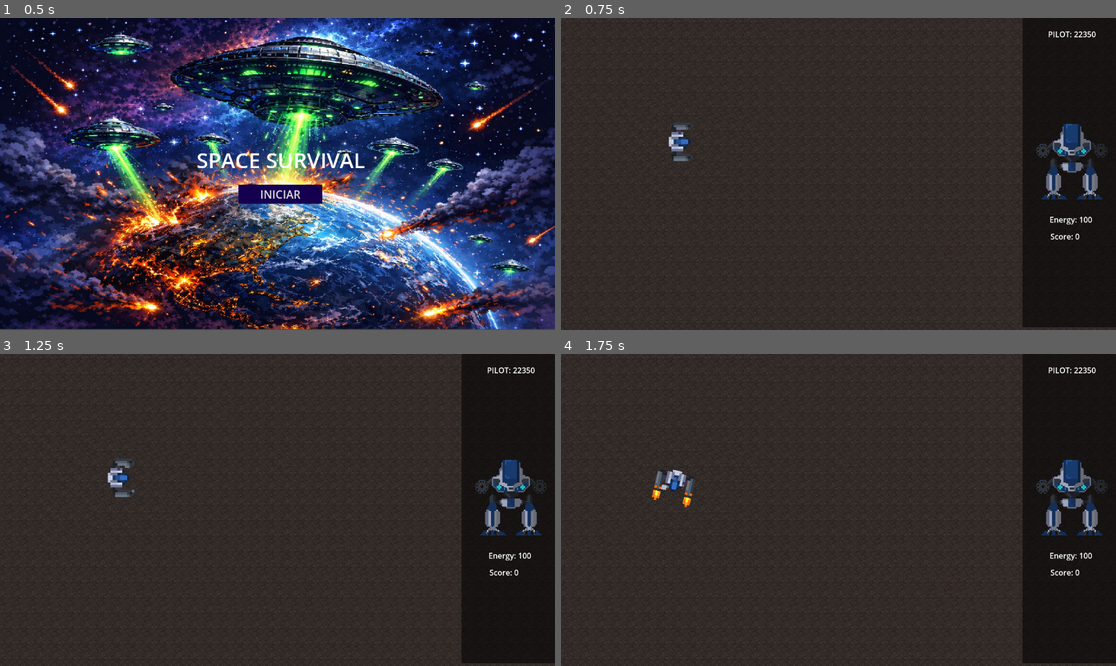
Above: before the commit, frames 1-4 (two rows, left to right).
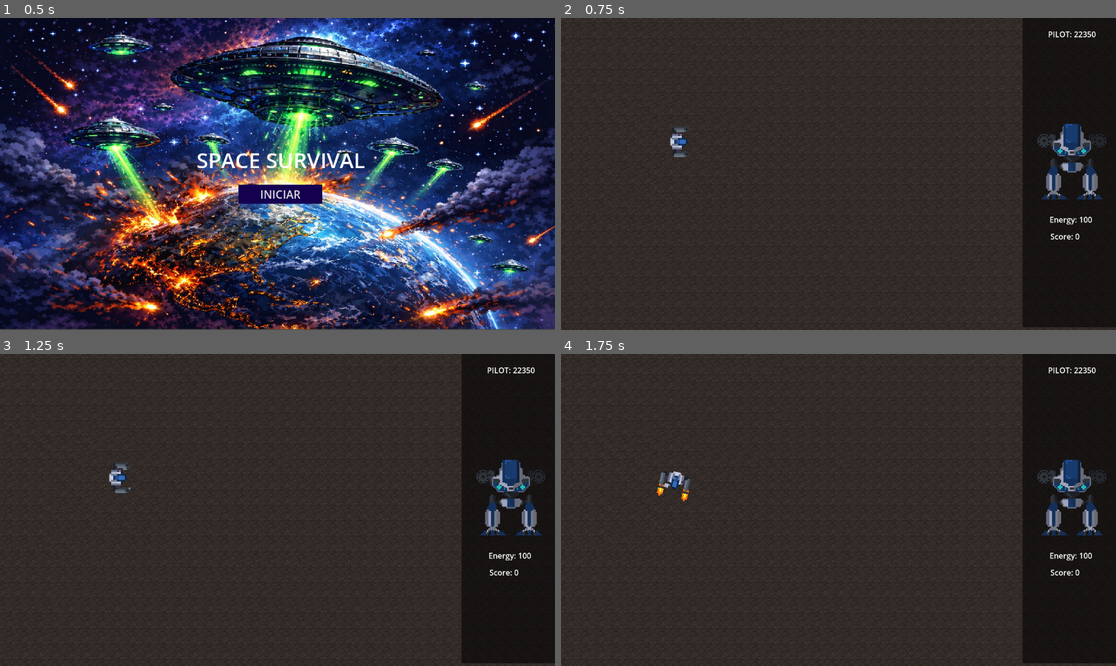
Above: after the commit, the same moments.

Repository: MARCELOPICCOLO/Space_survival
Game: Godot game, scene res://scenes/menu.tscn
Two runs of this game, one before a commit and one after it. Both use one fixed random seed, a clock stepped at 60 frames per second and the inputs below.
Inputs (mouse positions are in pixels of both pictures, inside the frame that each line leads up to):
- Up to frame 1 (0.5 s): no input
- Up to frame 2 (0.75 s): click "INICIAR" at 0.5 s
- Up to frame 3 (1.25 s): no input
- Up to frame 4 (1.75 s): tap Enter at 1.25 s; move the mouse to (960, 494) at 1.27 s; hold Right (ui_right) from 1.28 s (still down); click (960, 494) at 1.35 s

Frame 1 is identical in both runs. In frame 2, 0.5% of the frame differs, in the area x 19-99%, y 33-46%; in frame 3, 0.5%; in frame 4, 0.6%, in the area x 16-99%, y 36-50%.

Commit message:
jogo finalizado

Diff:
--- a/scenes/enemy.tscn
+++ b/scenes/enemy.tscn
@@ -1,30 +1,15 @@
-[gd_scene load_steps=9 format=3 uid="uid://dvyf0sywy5as4"]
+[gd_scene load_steps=11 format=3 uid="uid://dvyf0sywy5as4"]
 
 [ext_resource type="Script" path="res://scripts/enemy.gd" id="1_fyl83"]
 [ext_resource type="Texture2D" uid="uid://oxwpxw5b7t4y" path="res://assets/inimigos-Sheet.png" id="2_mgkmt"]
+[ext_resource type="AudioStream" uid="uid://ghsfxtifaih6" path="res://assets/Earth1.ogg" id="3_1nurv"]
+[ext_resource type="AudioStream" uid="uid://clf8xml1nqj2e" path="res://assets/Wav_littleMonster3.wav" id="4_2yieb"]
 
 [sub_resource type="RectangleShape2D" id="RectangleShape2D_wybse"]
 size = Vector2(67, 64)
 
 [sub_resource type="RectangleShape2D" id="RectangleShape2D_pmagp"]
 size = Vector2(108, 97)
-
-[sub_resource type="Animation" id="Animation_ob3uc"]
-resource_name = "walk"
-length = 0.4
-loop_mode = 1
-tracks/0/type = "value"
-tracks/0/imported = false
-tracks/0/enabled = true
-tracks/0/path = NodePath("Sprite2D:frame")
-tracks/0/interp = 1
-tracks/0/loop_wrap = true
-tracks/0/keys = {
-"times": PackedFloat32Array(0, 0.2),
-"transitions": PackedFloat32Array(1, 1),
-"update": 1,
-"values": [0, 1]
-}
 
 [sub_resource type="Animation" id="Animation_5mb8w"]
 length = 0.001
@@ -57,6 +42,23 @@
 "values": [2, 3, 4, 5, 6, 7]
 }
 
+[sub_resource type="Animation" id="Animation_ob3uc"]
+resource_name = "walk"
+length = 0.4
+loop_mode = 1
+tracks/0/type = "value"
+tracks/0/imported = false
+tracks/0/enabled = true
+tracks/0/path = NodePath("Sprite2D:frame")
+tracks/0/interp = 1
+tracks/0/loop_wrap = true
+tracks/0/keys = {
+"times": PackedFloat32Array(0, 0.2),
+"transitions": PackedFloat32Array(1, 1),
+"update": 1,
+"values": [0, 1]
+}
+
 [sub_resource type="AnimationLibrary" id="AnimationLibrary_tcv4s"]
 _data = {
 "RESET": SubResource("Animation_5mb8w"),
@@ -87,4 +89,15 @@
 "": SubResource("AnimationLibrary_tcv4s")
 }
 
+[node name="AudioStreamPlayer2D" type="AudioStreamPlayer2D" parent="."]
+stream = ExtResource("3_1nurv")
+
+[node name="AudioStreamPlayer2D2" type="AudioStreamPlayer2D" parent="."]
+stream = ExtResource("4_2yieb")
+
+[node name="Timer" type="Timer" parent="."]
+wait_time = 2.0
+autostart = true
+
 [connection signal="body_entered" from="Area2D" to="." method="_on_area_2d_body_entered"]
+[connection signal="timeout" from="Timer" to="." method="_on_timer_timeout"]
--- /dev/null
+++ b/scenes/main.gd
@@ -0,0 +1,12 @@
+extends Node2D
+
+
+# Called when the node enters the scene tree for the first time.
+func _ready():
+	$Audiomusic2D.play()
+	pass # Replace with function body.
+
+
+# Called every frame. 'delta' is the elapsed time since the previous frame.
+func _process(delta):
+	pass
--- a/scenes/main.tscn
+++ b/scenes/main.tscn
@@ -1,9 +1,11 @@
-[gd_scene load_steps=7 format=3 uid="uid://b4yp15w7dgwoe"]
+[gd_scene load_steps=9 format=3 uid="uid://b4yp15w7dgwoe"]
 
 [ext_resource type="Texture2D" uid="uid://ch43abl87jlff" path="res://assets/terra.png" id="1_i87n6"]
 [ext_resource type="PackedScene" uid="uid://dpuwc7jouwjxg" path="res://scenes/player.tscn" id="1_lyukm"]
+[ext_resource type="Script" path="res://scenes/main.gd" id="1_xl6gv"]
 [ext_resource type="PackedScene" uid="uid://cd3k61sfqrcth" path="res://scenes/spawer.tscn" id="2_bjgi2"]
 [ext_resource type="Texture2D" uid="uid://ds4sopia04ymn" path="res://assets/hud.png" id="3_ly2q6"]
+[ext_resource type="AudioStream" uid="uid://b23ig8laf4w1y" path="res://assets/712221__audiocoffee__emotive-abstract-short-version.wav" id="5_0lqer"]
 
 [sub_resource type="TileSetAtlasSource" id="TileSetAtlasSource_ecnfo"]
 texture = ExtResource("1_i87n6")
@@ -19,6 +21,7 @@
 sources/0 = SubResource("TileSetAtlasSource_ecnfo")
 
 [node name="main" type="Node2D"]
+script = ExtResource("1_xl6gv")
 
 [node name="TileMap" type="TileMap" parent="."]
 tile_set = SubResource("TileSet_3g6ta")
@@ -112,4 +115,8 @@
 
 [node name="spawer" parent="." instance=ExtResource("2_bjgi2")]
 
+[node name="Audiomusic2D" type="AudioStreamPlayer2D" parent="."]
+stream = ExtResource("5_0lqer")
+autoplay = true
+
 [connection signal="pressed" from="CanvasLayer/Control/Button" to="Player" method="_on_button_pressed"]
--- a/scenes/menu.tscn
+++ b/scenes/menu.tscn
@@ -1,7 +1,8 @@
-[gd_scene load_steps=4 format=3 uid="uid://cpdu2w2mcs7tr"]
+[gd_scene load_steps=5 format=3 uid="uid://cpdu2w2mcs7tr"]
 
 [ext_resource type="Script" path="res://scripts/menu.gd" id="1_j6jv1"]
 [ext_resource type="Texture2D" uid="uid://bquyv62dpb2yc" path="res://assets/Terra em chamas sob ataque alienígena.png" id="2_c1b6s"]
+[ext_resource type="AudioStream" uid="uid://bqxrxkf3wli7w" path="res://assets/846253__t1gr3__space-song-119-bpm-loop.wav" id="3_0sk6r"]
 
 [sub_resource type="StyleBoxFlat" id="StyleBoxFlat_4ubc0"]
 bg_color = Color(0.0823529, 0, 0.313726, 1)
@@ -47,4 +48,8 @@
 theme_override_styles/normal = SubResource("StyleBoxFlat_4ubc0")
 text = "INICIAR"
 
+[node name="AudioStreamPlayer2D" type="AudioStreamPlayer2D" parent="."]
+stream = ExtResource("3_0sk6r")
+autoplay = true
+
 [connection signal="pressed" from="Button" to="." method="_on_button_pressed"]
--- a/scenes/player.tscn
+++ b/scenes/player.tscn
@@ -1,29 +1,15 @@
-[gd_scene load_steps=11 format=3 uid="uid://dpuwc7jouwjxg"]
+[gd_scene load_steps=13 format=3 uid="uid://dpuwc7jouwjxg"]
 
 [ext_resource type="Script" path="res://scripts/player.gd" id="1_fsyuk"]
 [ext_resource type="Texture2D" uid="uid://bv61tb7aeam6" path="res://assets/player.png" id="2_1kw6u"]
+[ext_resource type="AudioStream" uid="uid://casyoq1ets88t" path="res://assets/Gun2.ogg" id="3_b8yh0"]
+[ext_resource type="AudioStream" uid="uid://tg4r5wpbvr1u" path="res://assets/181861__erikh2000__philip-robot-walk.wav" id="4_bjnxi"]
 
 [sub_resource type="RectangleShape2D" id="RectangleShape2D_nt128"]
 size = Vector2(49.5, 52)
 
 [sub_resource type="CircleShape2D" id="CircleShape2D_qp4x8"]
 radius = 158.001
-
-[sub_resource type="Animation" id="Animation_y8awq"]
-resource_name = "idle"
-loop_mode = 1
-tracks/0/type = "value"
-tracks/0/imported = false
-tracks/0/enabled = true
-tracks/0/path = NodePath("Sprite2D:frame")
-tracks/0/interp = 1
-tracks/0/loop_wrap = true
-tracks/0/keys = {
-"times": PackedFloat32Array(0, 0.6),
-"transitions": PackedFloat32Array(1, 1),
-"update": 1,
-"values": [0, 1]
-}
 
 [sub_resource type="Animation" id="Animation_81mpc"]
 length = 0.001
@@ -38,23 +24,6 @@
 "transitions": PackedFloat32Array(1),
 "update": 1,
 "values": [0]
-}
-
-[sub_resource type="Animation" id="Animation_i48lr"]
-resource_name = "walk"
-length = 1.2
-loop_mode = 1
-tracks/0/type = "value"
-tracks/0/imported = false
-tracks/0/enabled = true
-tracks/0/path = NodePath("Sprite2D:frame")
-tracks/0/interp = 1
-tracks/0/loop_wrap = true
-tracks/0/keys = {
-"times": PackedFloat32Array(0, 0.2, 0.4, 0.6, 0.8, 1),
-"transitions": PackedFloat32Array(1, 1, 1, 1, 1, 1),
-"update": 1,
-"values": [2, 3, 4, 5, 6, 4]
 }
 
 [sub_resource type="Animation" id="Animation_53442"]
@@ -91,6 +60,39 @@
 "values": [10, 11, 12]
 }
 
+[sub_resource type="Animation" id="Animation_y8awq"]
+resource_name = "idle"
+loop_mode = 1
+tracks/0/type = "value"
+tracks/0/imported = false
+tracks/0/enabled = true
+tracks/0/path = NodePath("Sprite2D:frame")
+tracks/0/interp = 1
+tracks/0/loop_wrap = true
+tracks/0/keys = {
+"times": PackedFloat32Array(0, 0.6),
+"transitions": PackedFloat32Array(1, 1),
+"update": 1,
+"values": [0, 1]
+}
+
+[sub_resource type="Animation" id="Animation_i48lr"]
+resource_name = "walk"
+length = 1.2
+loop_mode = 1
+tracks/0/type = "value"
+tracks/0/imported = false
+tracks/0/enabled = true
+tracks/0/path = NodePath("Sprite2D:frame")
+tracks/0/interp = 1
+tracks/0/loop_wrap = true
+tracks/0/keys = {
+"times": PackedFloat32Array(0, 0.2, 0.4, 0.6, 0.8, 1),
+"transitions": PackedFloat32Array(1, 1, 1, 1, 1, 1),
+"update": 1,
+"values": [2, 3, 4, 5, 6, 4]
+}
+
 [sub_resource type="AnimationLibrary" id="AnimationLibrary_574pa"]
 _data = {
 "RESET": SubResource("Animation_81mpc"),
@@ -101,7 +103,7 @@
 }
 
 [node name="Player" type="CharacterBody2D" groups=["player"]]
-scale = Vector2(2.5, 2.5)
+scale = Vector2(2, 2)
 script = ExtResource("1_fsyuk")
 
 [node name="Sprite2D" type="Sprite2D" parent="."]
@@ -130,6 +132,13 @@
 "": SubResource("AnimationLibrary_574pa")
 }
 
+[node name="AudioStreamPlayer2D" type="AudioStreamPlayer2D" parent="."]
+stream = ExtResource("3_b8yh0")
+
+[node name="AudioStreamPlayer2D2" type="AudioStreamPlayer2D" parent="."]
+stream = ExtResource("4_bjnxi")
+volume_db = 5.0
+
 [connection signal="body_entered" from="area_corpo" to="." method="_on_area_corpo_body_entered"]
 [connection signal="body_entered" from="area_ataque" to="." method="_on_area_ataque_body_entered"]
 [connection signal="body_exited" from="area_ataque" to="." method="_on_area_ataque_body_exited"]
--- a/scripts/enemy.gd
+++ b/scripts/enemy.gd
@@ -6,6 +6,7 @@
 var vivo = true
 
 func _ready():
+	$AudioStreamPlayer2D2.play()
 	player = get_tree().get_first_node_in_group("player")
 
 func _process(delta):
@@ -34,6 +35,8 @@
 		vivo = false
 
 func morrer():
+	if !$AudioStreamPlayer2D.is_playing():
+		$AudioStreamPlayer2D.play()
 	dar_pontos()
 	await get_tree().create_timer(0.5).timeout
 	queue_free()
@@ -46,3 +49,10 @@
 
 func causar_dano():
 	return 10
+
+
+func _on_timer_timeout():
+	if !$AudioStreamPlayer2D2.is_playing():
+		$AudioStreamPlayer2D2.play()
+
+	pass # Replace with function body.
--- a/scripts/menu.gd
+++ b/scripts/menu.gd
@@ -3,6 +3,7 @@
 
 # Called when the node enters the scene tree for the first time.
 func _ready():
+	$AudioStreamPlayer2D.play()
 	pass # Replace with function body.
 
 
@@ -13,4 +14,6 @@
 
 func _on_button_pressed():
 	get_tree().change_scene_to_file("res://scenes/main.tscn")
+	$AudioStreamPlayer2D.stop()
+
 	pass # Replace with function body.
--- a/scripts/player.gd
+++ b/scripts/player.gd
@@ -21,6 +21,7 @@
 # ========================
 func _ready():
 	atualizar_hud()
+	$AudioStreamPlayer2D2.pitch_scale = 2.0
 
 # ========================
 # MOVIMENTO (get_axis)
@@ -43,6 +44,9 @@
 func animation():
 	if velocity != Vector2.ZERO && !is_atacking:
 		$AnimationPlayer.play("walk")
+		if !$AudioStreamPlayer2D2.is_playing():
+			$AudioStreamPlayer2D2.play()
+
 		return
 	if is_atacking:
 		$AnimationPlayer.play("atack")
@@ -61,6 +65,8 @@
 		atacar()
 
 func atacar():
+	if! $AudioStreamPlayer2D.is_playing():
+		$AudioStreamPlayer2D.play()
 	if inimigos_na_area.size() > 0:
 		var alvo = inimigos_na_area[0] # pega o primeiro inimigo
 
Not shown, added: assets/181861__erikh2000__philip-robot-walk.wav.import
Not shown, added: assets/712221__audiocoffee__emotive-abstract-short-version.wav.import
Not shown, added: assets/846253__t1gr3__space-song-119-bpm-loop.wav.import
Not shown, added: assets/Earth1.ogg.import
Not shown, added: assets/Gun2.ogg.import
Not shown, added: assets/Wav_littleMonster3.wav.import
Binary file changed: assets/hud.png
Not shown, added: export_presets.cfg
Not shown, added: assets/181861__erikh2000__philip-robot-walk.wav
Not shown, added: assets/712221__audiocoffee__emotive-abstract-short-version.wav
Not shown, added: assets/729437__magnesus__robot-walk-looped (1).flac
Not shown, added: assets/729437__magnesus__robot-walk-looped.flac
(and 5 more such lines)
